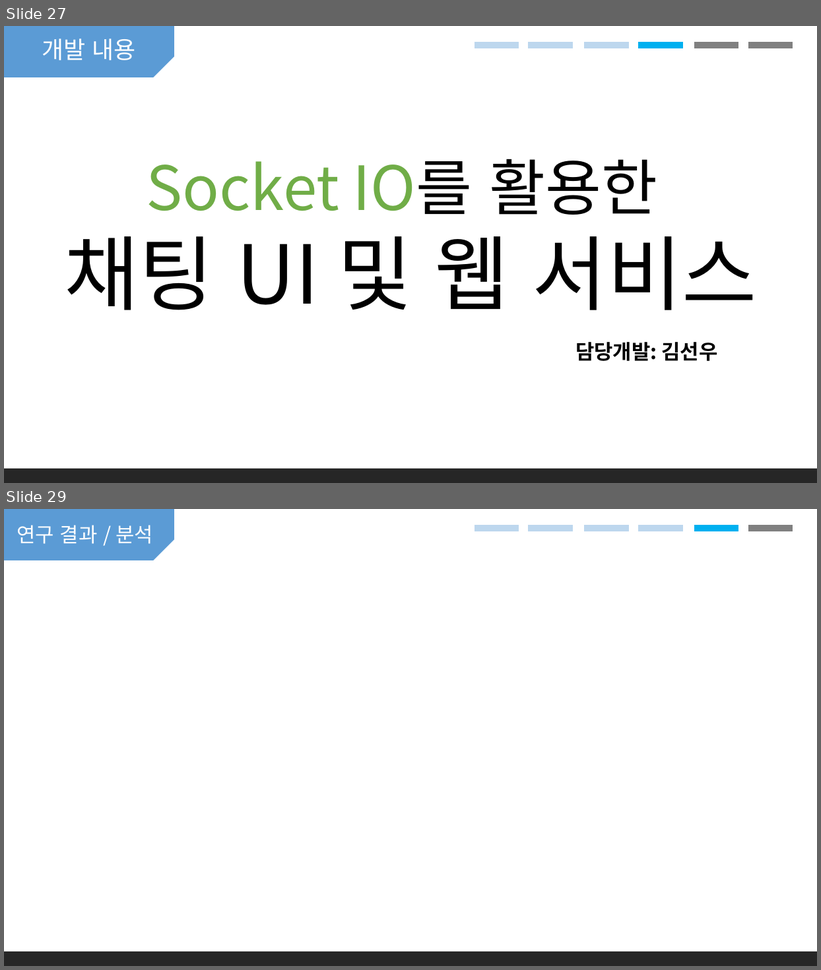
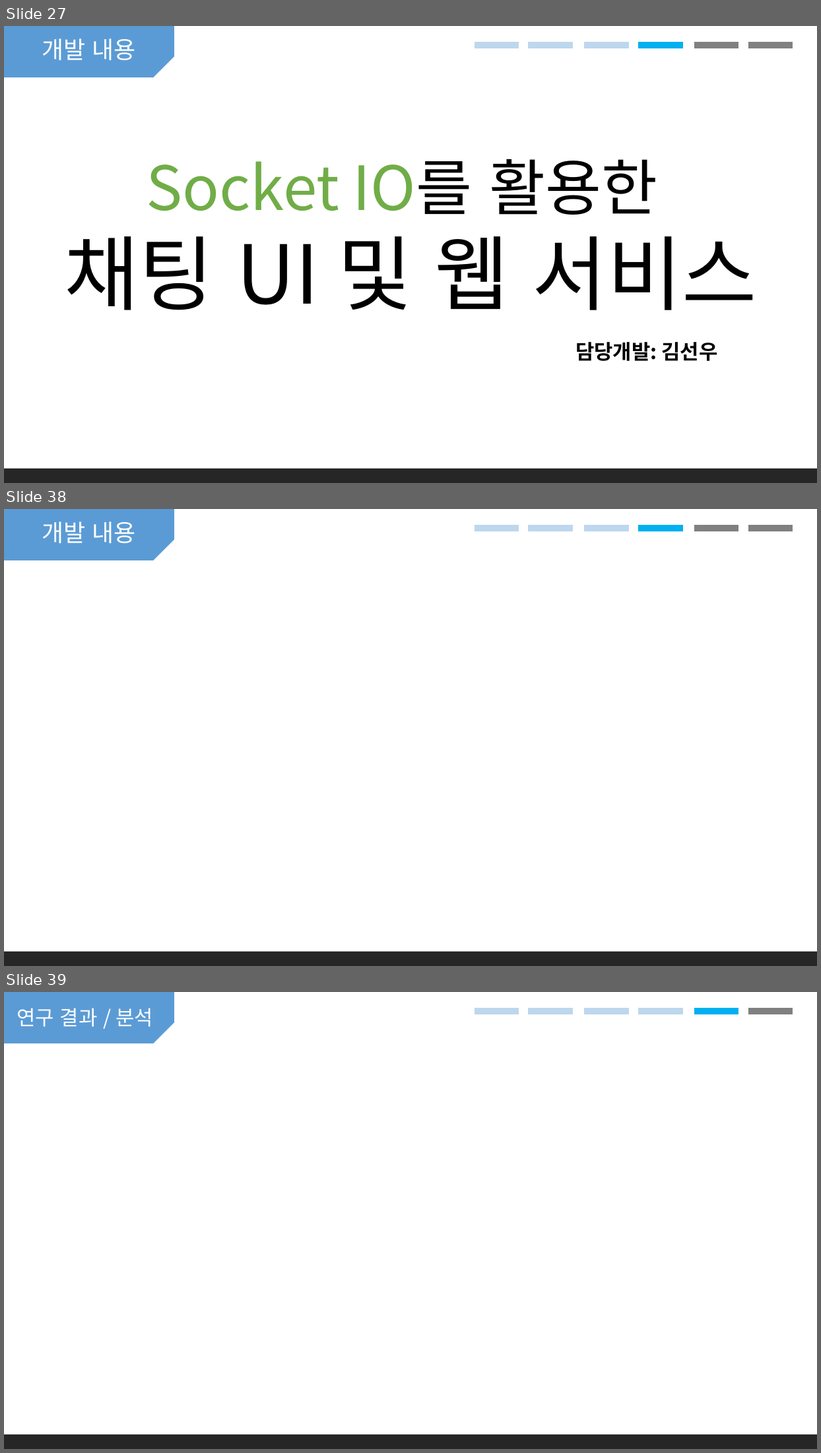
Before and after one commit to Aromdami/HybridAICharacter, a slide deck: 발표자료.pptx. Shown one above the other, each under a label of ours: slides 27 and 29 before the commit, slides 27, 38 and 39 after it; the slides between them are not shown. The pictures are 821x970 and 821x1453 pixels, drawn with LibreOffice and Linux fonts; fonts in the diff are those of the drawing. Boxes give left, top, right and bottom in pixels: in the first picture for what was removed or moved away, otherwise in the second. Text is boxed around its words. In the diff, an @@ line names an element or a change of style, - is before the commit and + after.

```diff
--- a/발표자료.pptx
+++ b/발표자료.pptx
@@ slide 38 added at <box>4,509,817,966</box>, background #FFFFFF @@
@@ snip rect added at <box>4,509,174,560</box>, fill #5B9BD5 @@
@@ text added at <box>42,522,136,543</box>, 28 pt, text #FFFFFF @@
+개발 내용
@@ line added from (475, 528) to (519, 528), #BDD7EE 8.25 pt @@
@@ line added from (529, 528) to (573, 528), #BDD7EE 8.25 pt @@
@@ line added from (585, 528) to (629, 528), #BDD7EE 8.25 pt @@
@@ line added from (638, 528) to (683, 528), #D9D9D9 8.25 pt @@
@@ line added from (638, 528) to (683, 528), #00B0F0 8.25 pt @@
@@ line added from (694, 528) to (739, 528), #808080 8.25 pt @@
@@ line added from (748, 528) to (793, 528), #808080 8.25 pt @@
@@ rectangle added at <box>4,952,817,966</box>, fill #262626 @@
@@ what was slide 29 is now slide 39 @@
```
Also in this commit, not shown: 1 slide changed, 9 other slides added, 4 other files.
